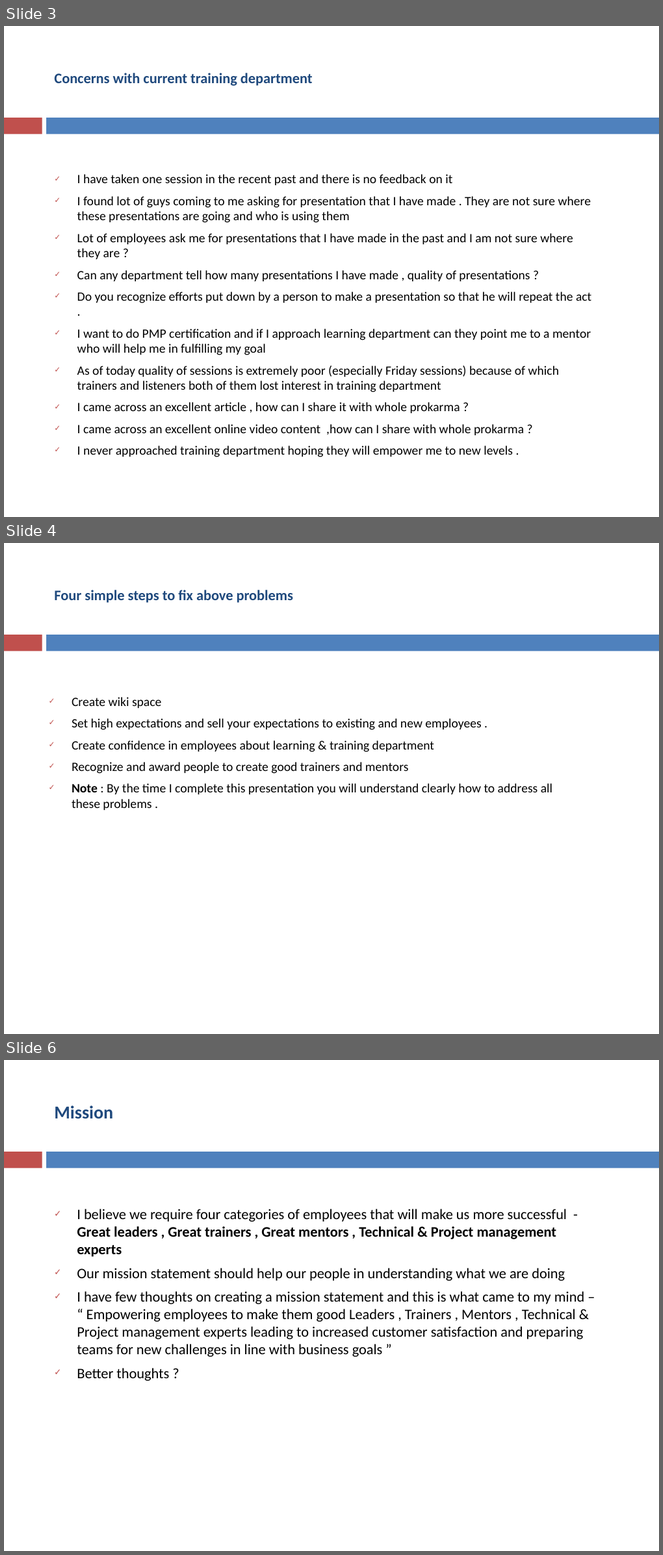
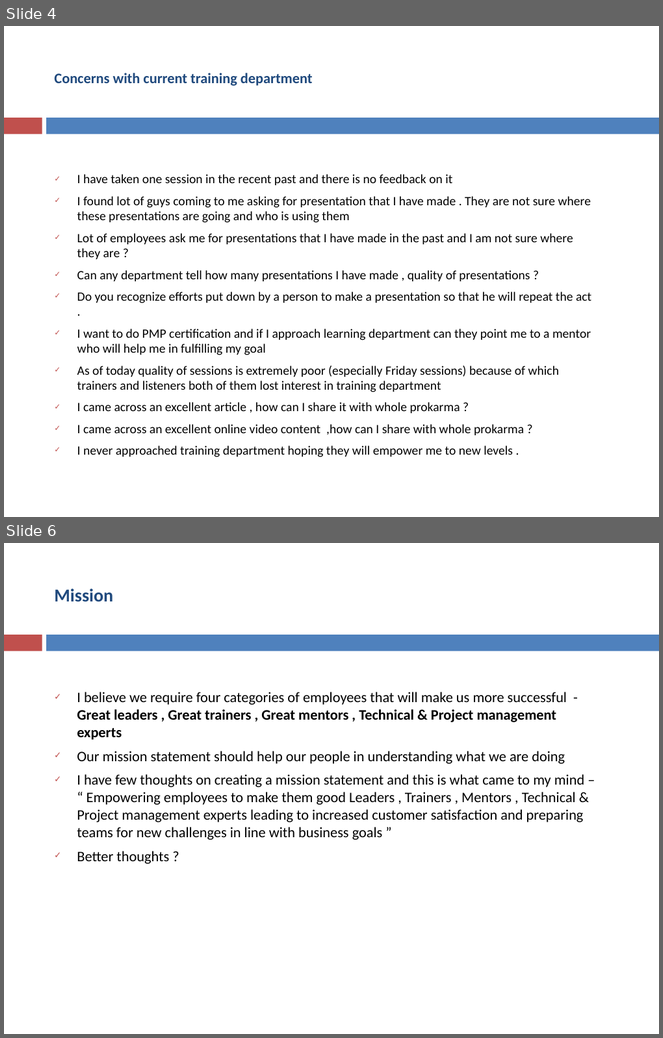
Before and after one commit to asakala/notes, a slide deck: Prokarma/LearningDepartment.pptx. Shown one above the other, each under a label of ours: slides 3, 4 and 6 before the commit, slides 4 and 6 after it; the slides between them are not shown. The pictures are 663x1555 and 663x1038 pixels, drawn with LibreOffice and Linux fonts; fonts in the diff are those of the drawing. Boxes give left, top, right and bottom in pixels: in the first picture for what was removed or moved away, otherwise in the second. Text is boxed around its words. In the diff, an @@ line names an element or a change of style, - is before the commit and + after.

```diff
--- a/Prokarma/LearningDepartment.pptx
+++ b/Prokarma/LearningDepartment.pptx
@@ slide 4 removed at (4,543,659,1034), background #FFFFFF; not listed: 2 template elements that a slide beside it also shows @@
@@ title removed at (54,590,293,603) @@
-Four simple steps to fix above problems
@@ text removed at (72,697,553,810) @@
-✓ Create wiki space
-✓ Set high expectations and sell your expectations to existing and new employees .
-✓ Create confidence in employees about learning & training department
-✓ Recognize and award people to create good trainers and mentors
-✓ Note : By the time I complete this presentation you will understand clearly how to address all these problems .
@@ what was slide 3 is now slide 4 @@
```
Also in this commit, not shown: 6 slides changed, 3 slides added, 2 other slides removed, 5 other files.
